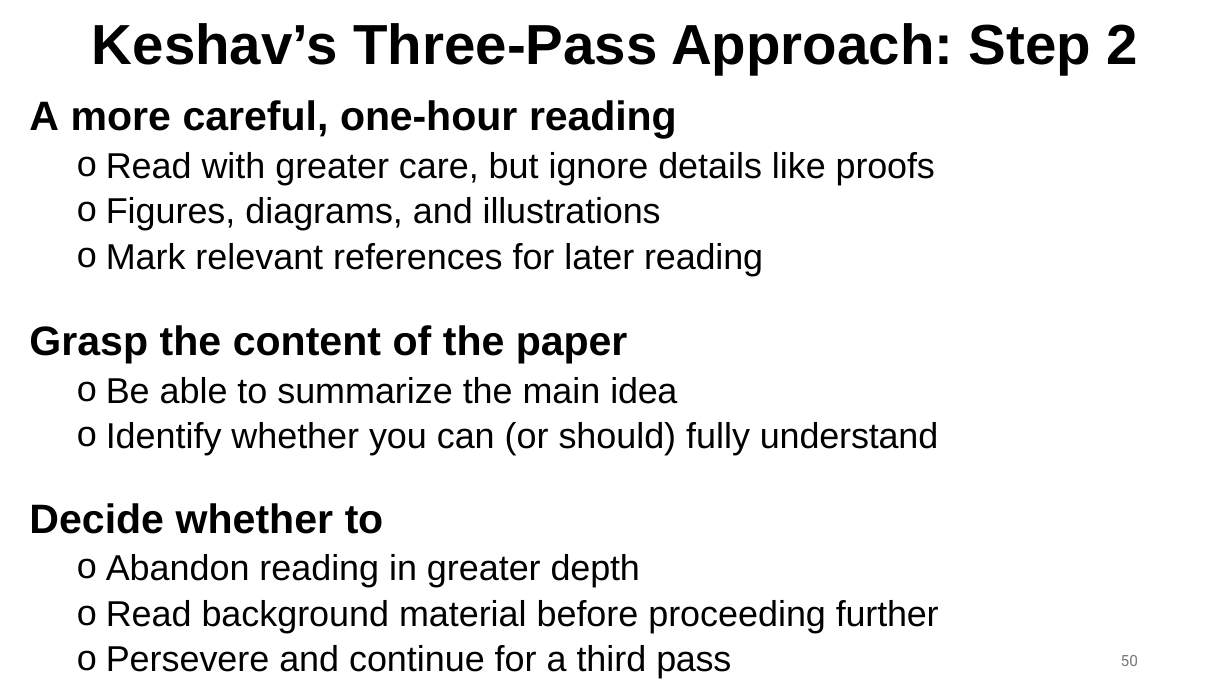
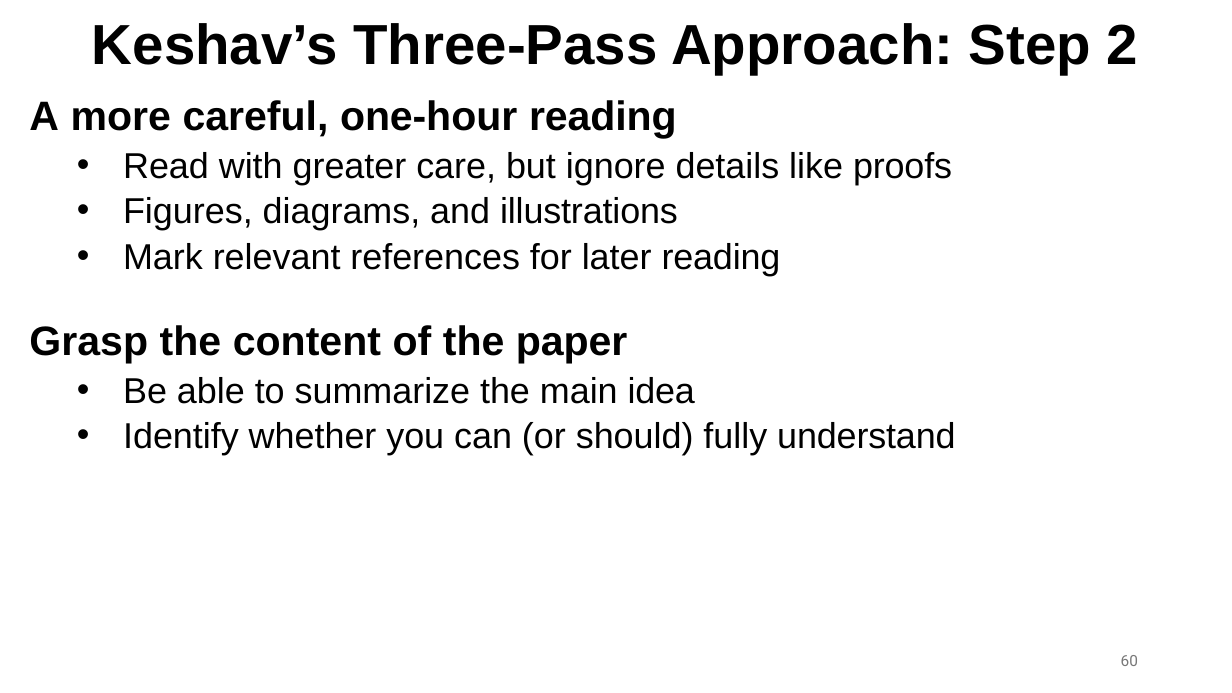
Before and after one commit to ec528/ec528.github.io, a slide deck: slide 60 of slides/fall26/1-introduction.pptx (slide 50 before the commit). Drawn at 1232x693 pixels with LibreOffice and Linux fonts; fonts in the diff are those of the drawing. Boxes give left, top, right and bottom in pixels: in the first picture for what was removed or moved away, otherwise in the second. Text is boxed around its words. In the diff, an @@ line names an element or a change of style, - is before the commit and + after.

```diff
--- a/slides/fall26/1-introduction.pptx
+++ b/slides/fall26/1-introduction.pptx
@@ text at (x1=123, y1=152, x2=955, y2=455): bullet o to • @@
@@ text at (x1=29, y1=503, x2=939, y2=678): paragraphs removed @@
-Decide whether to
-  o Abandon reading in greater depth
-  o Read background material before proceeding further
-  o Persevere and continue for a third pass
@@ page number at (x1=1121, y1=655, x2=1138, y2=666): text changed @@
-50
+60
```
Also in this commit, not shown: 16 other slides changed, 11 slides added, 1 slide removed, 1 other file.
